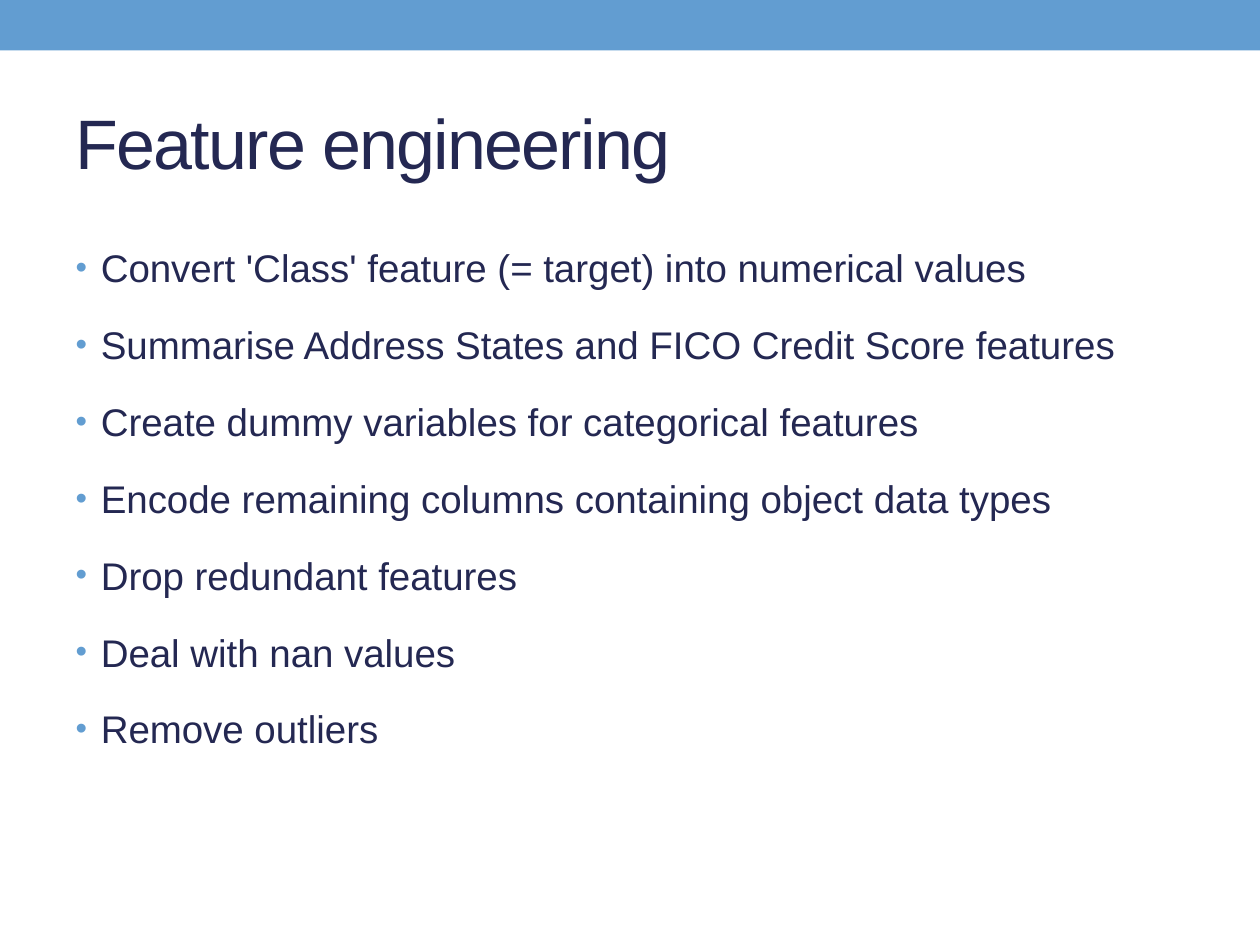
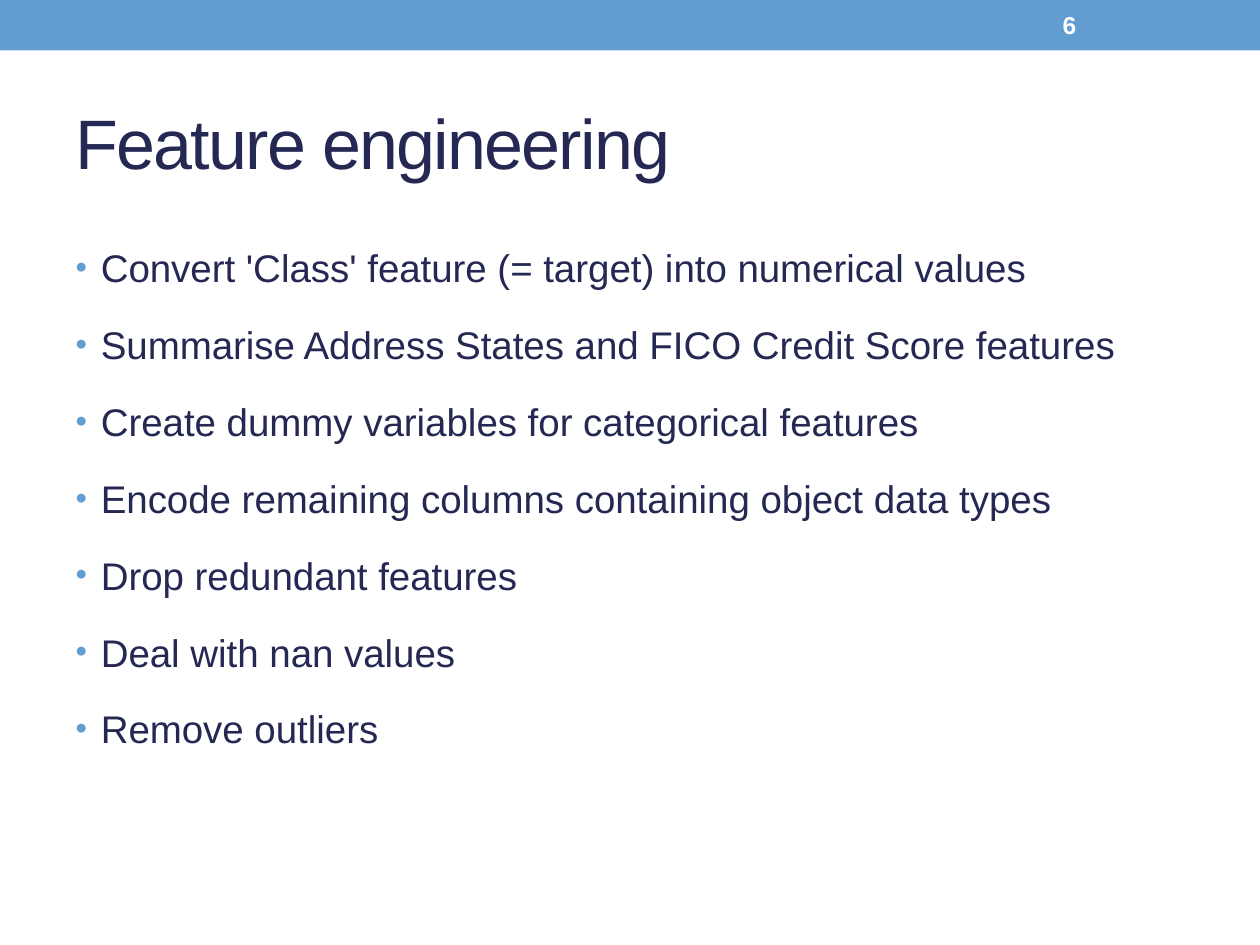
Before and after one commit to Son17/Data-Science-Projects, a slide deck: slide 6 of LG presentation_condensed.pptx. Drawn at 1260x945 pixels with LibreOffice and Linux fonts; fonts in the diff are those of the drawing. Boxes give left, top, right and bottom in pixels: in the first picture for what was removed or moved away, otherwise in the second. Text is boxed around its words. In the diff, an @@ line names an element or a change of style, - is before the commit and + after.

```diff
--- a/LG presentation_condensed.pptx
+++ b/LG presentation_condensed.pptx
@@ page number added at [1063,17,1077,34], 14 pt, text #FFFFFF, bold @@
+6
```
Also in this commit, not shown: 9 other slides changed, 1 other file.
